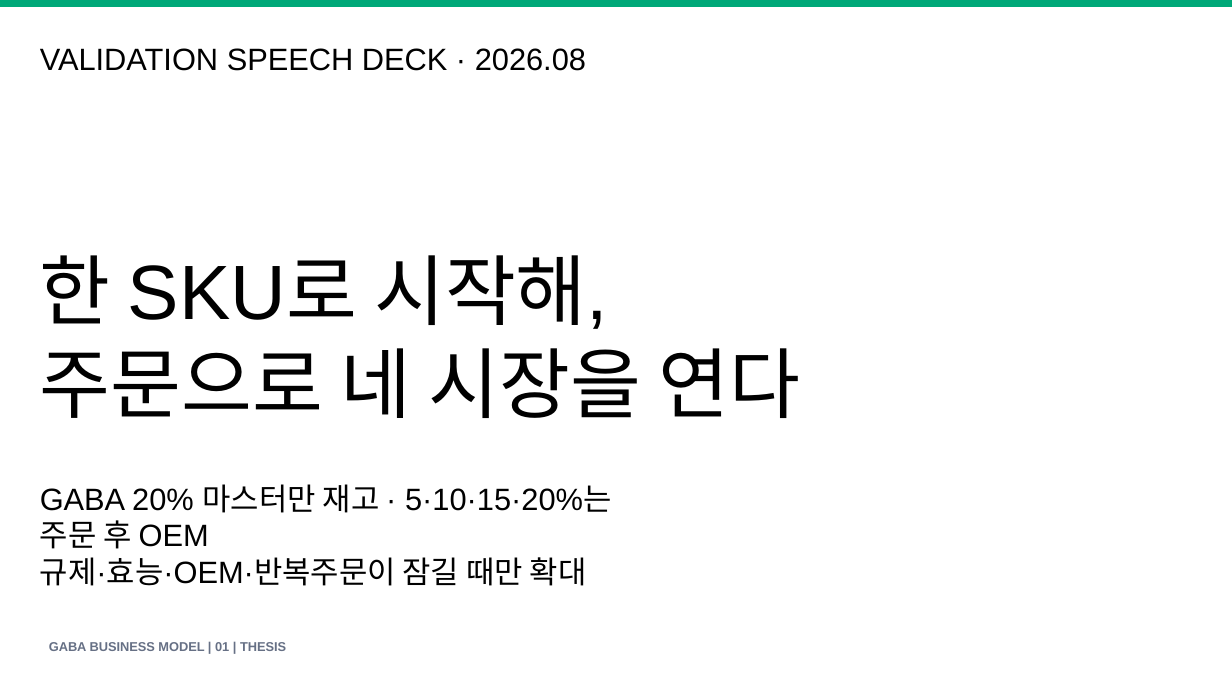
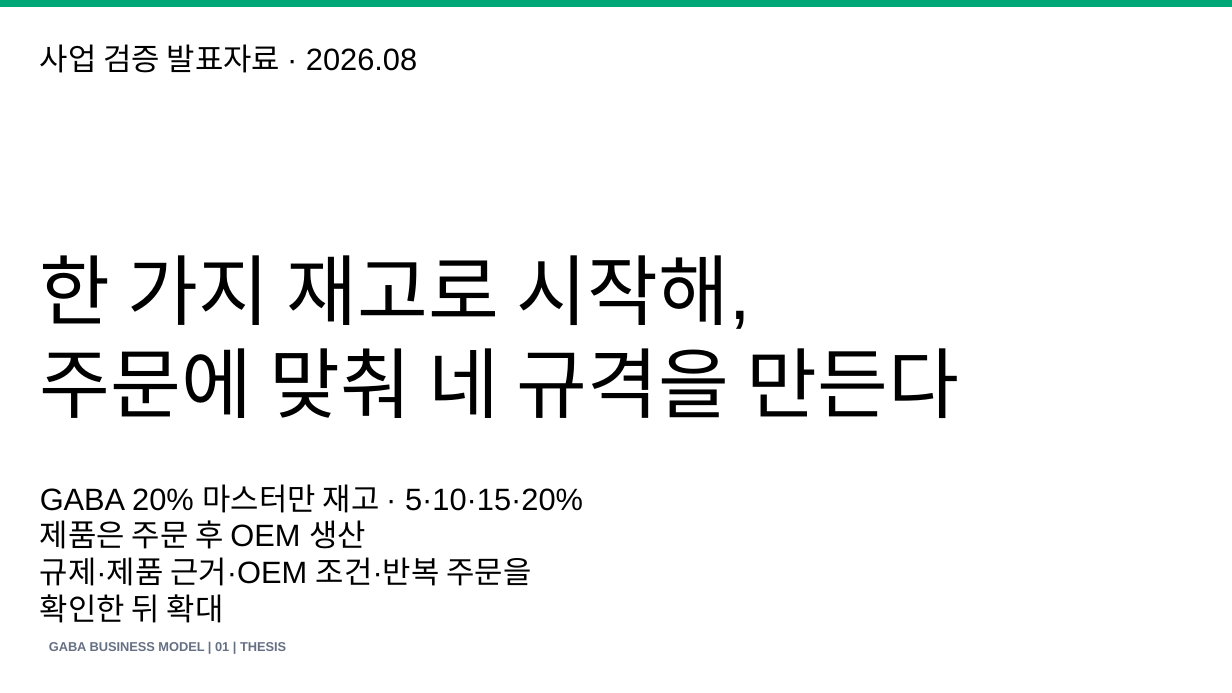
Before and after one commit to KRAdavid/gaba-feed-business-index, a slide deck: slide 1 of GABA_Feed_Business_Model_Speech_Deck_v1.pptx. Drawn at 1232x693 pixels with LibreOffice and Linux fonts; fonts in the diff are those of the drawing. Boxes give left, top, right and bottom in pixels: in the first picture for what was removed or moved away, otherwise in the second. Text is boxed around its words. In the diff, an @@ line names an element or a change of style, - is before the commit and + after.

```diff
--- a/GABA_Feed_Business_Model_Speech_Deck_v1.pptx
+++ b/GABA_Feed_Business_Model_Speech_Deck_v1.pptx
@@ text at <box>40,44,417,73</box>: text changed @@
-VALIDATION SPEECH DECK · 2026.08
+사업 검증 발표자료 · 2026.08
@@ text at <box>40,255,959,418</box>: text changed @@
-한 SKU로 시작해,
-주문으로 네 시장을 연다
+한 가지 재고로 시작해,
+주문에 맞춰 네 규격을 만든다
@@ text at <box>40,484,583,623</box>: text changed @@
-GABA 20% 마스터만 재고 · 5·10·15·20%는 주문 후 OEM
-규제·효능·OEM·반복주문이 잠길 때만 확대
+GABA 20% 마스터만 재고 · 5·10·15·20% 제품은 주문 후 OEM 생산
+규제·제품 근거·OEM 조건·반복 주문을 확인한 뒤 확대
```
Also in this commit, not shown: 18 other slides changed, 16 other files.
